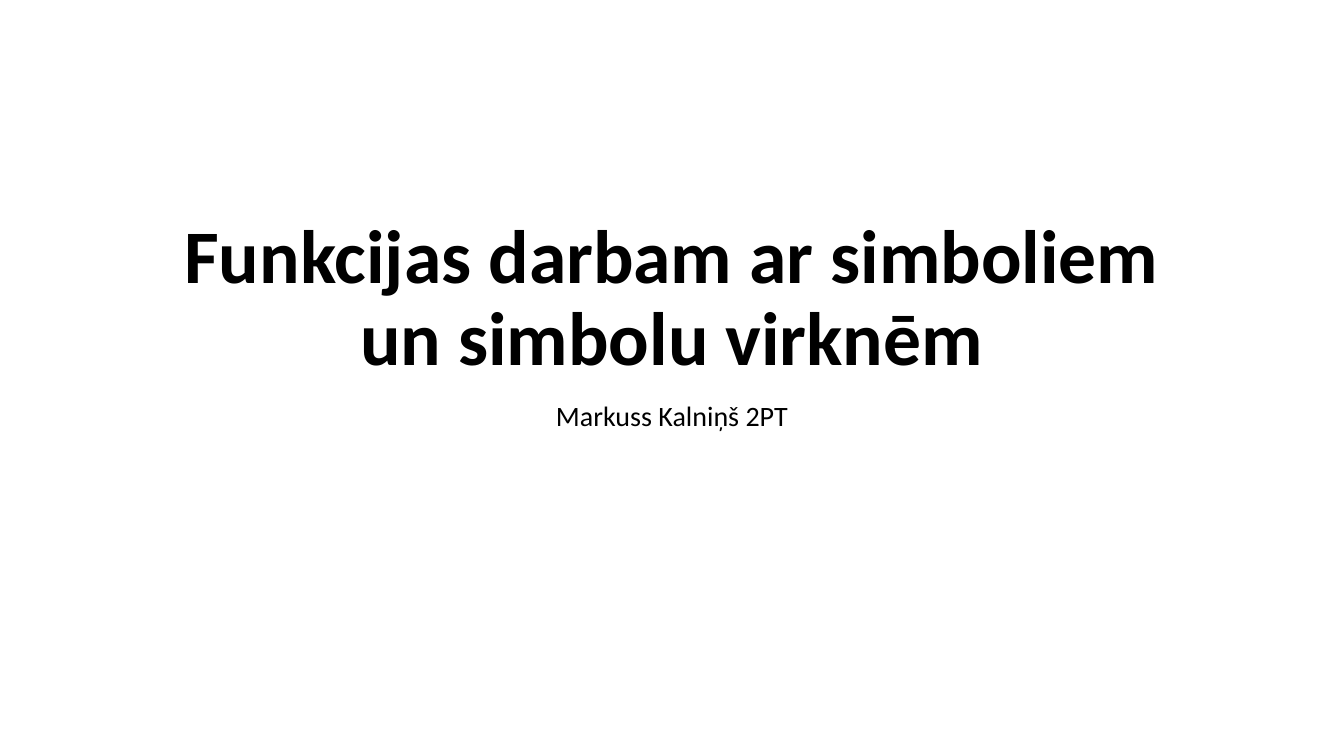
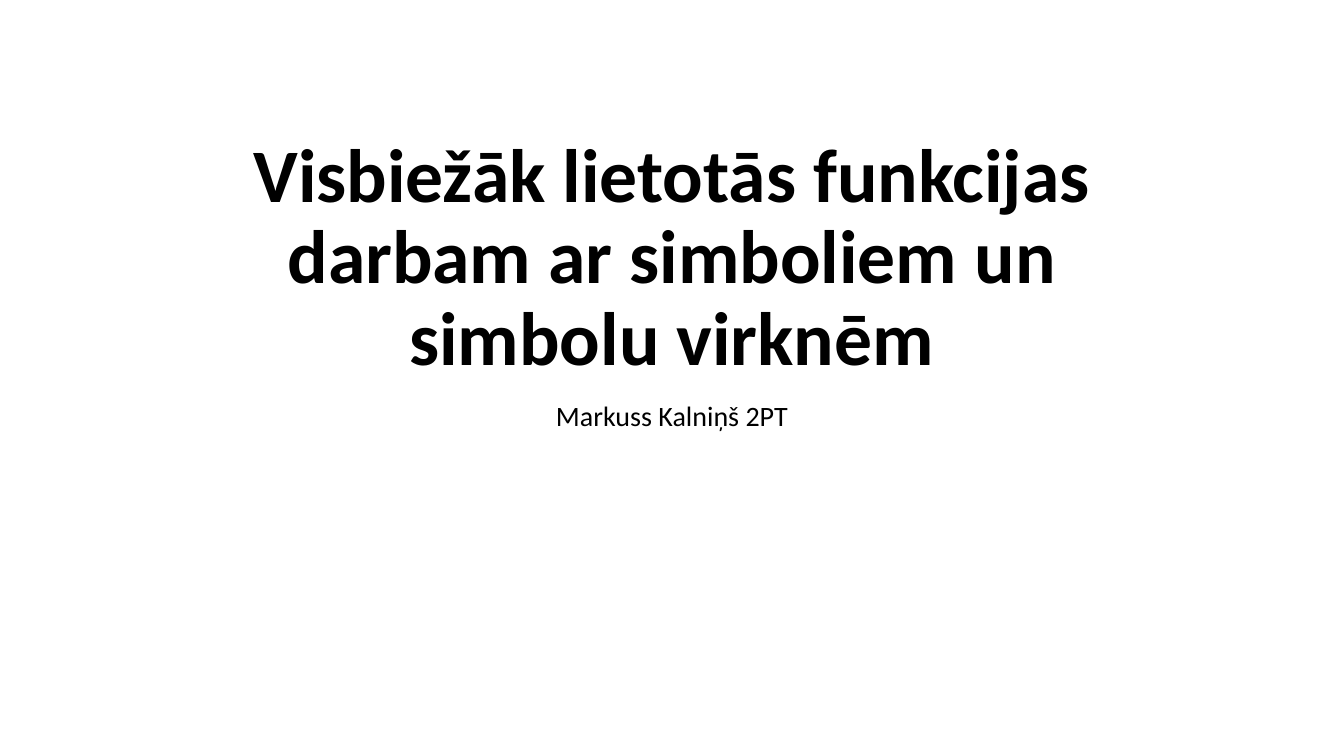
Before and after one commit to minime556/Eksamens, a slide deck: slide 1 of MacibuMaterialsProgEks.pptx. Drawn at 1344x756 pixels with LibreOffice and Linux fonts; fonts in the diff are those of the drawing. Boxes give left, top, right and bottom in pixels: in the first picture for what was removed or moved away, otherwise in the second. Text is boxed around its words. In the diff, an @@ line names an element or a change of style, - is before the commit and + after.

```diff
--- a/MacibuMaterialsProgEks.pptx
+++ b/MacibuMaterialsProgEks.pptx
@@ title at (253,149,1089,366): text changed @@
-Funkcijas darbam ar simboliem un simbolu virknēm
+Visbiežāk lietotās funkcijas darbam ar simboliem un simbolu virknēm
```
Also in this commit, not shown: 10 slides added, 1 slide removed.
